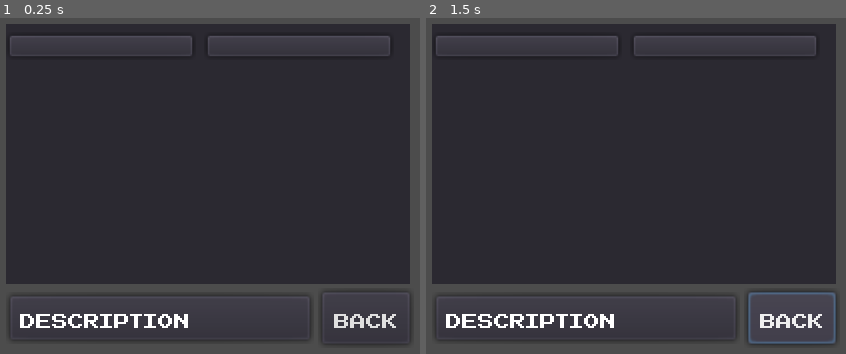
Above: before the commit, frames 1-2 (left to right).
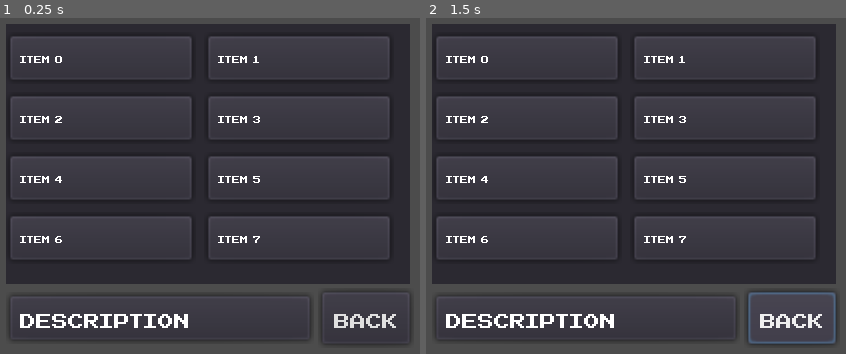
Above: after the commit, the same moments.

Repository: Morphclue/evo-world
Game: Godot game, scene res://menus/inventory.tscn
Same seed, same stepped clock (60 frames per second), same inputs: the game is played once before the commit and once after it. This scene is started directly instead of the project's main scene.
Inputs:
- Up to frame 1 (0.25 s): no input
- Up to frame 2 (1.5 s): tap Enter (ui_accept) at 0.5, 0.77 s; hold D (right) 0.53-1.25 s; tap J (journal) at 0.6 s; click "Back" at 1.25 s

The runs differ from the first frame. In frame 1, 3.7% of the frame differs, in the area x 2-93%, y 5-72%; in frame 2, 3.7%.

Commit message:
feat: add inventory

Diff:
--- a/autoload/playerVariables.gd
+++ b/autoload/playerVariables.gd
@@ -2,3 +2,4 @@
 
 var current_sprite: Dictionary
 var quest_list: Array
+var item_list: Array
--- /dev/null
+++ b/menus/inventory.gd
@@ -0,0 +1,42 @@
+extends Control
+
+const PANEL_MIN_SIZE_X: int = 95
+const PANEL_MIN_SIZE_Y: int = 26
+
+const font: DynamicFont = preload("res://menus/NESCyrillic.tres")
+
+onready var grid_container = $vBox/control/gridContainer
+
+var items: Array = []
+
+func _ready():
+	_load_items()
+	_load_dummy_items()
+	_load_ui()
+
+
+func _load_items() -> void:
+	items = PlayerVariables.item_list.duplicate()
+
+
+func _load_dummy_items() -> void:
+	for i in range(8):
+		var item_name = "Item " + str(i)
+		var desc = "Desc: " + str(i)
+		var item: Item = Item.new(item_name, desc)
+		items.append(item)
+
+
+func _load_ui() -> void:
+	for item in items:
+		var panel_container: PanelContainer = PanelContainer.new()
+		panel_container.rect_min_size = Vector2(PANEL_MIN_SIZE_X, PANEL_MIN_SIZE_Y)
+
+		var label: Label = Label.new()
+		var unique_font = font.duplicate()
+		unique_font.size = 8
+		label.add_font_override("font", unique_font)
+		label.text = item.item_name
+
+		panel_container.add_child(label)
+		grid_container.add_child(panel_container)
--- a/menus/inventory.tscn
+++ b/menus/inventory.tscn
@@ -1,10 +1,12 @@
-[gd_scene load_steps=2 format=2]
+[gd_scene load_steps=3 format=2]
 
 [ext_resource path="res://menus/NESCyrillic.tres" type="DynamicFont" id=1]
+[ext_resource path="res://menus/inventory.gd" type="Script" id=2]
 
 [node name="inventory" type="Control"]
 anchor_right = 1.0
 anchor_bottom = 1.0
+script = ExtResource( 2 )
 __meta__ = {
 "_edit_use_anchors_": false
 }
@@ -19,12 +21,12 @@
 "_edit_use_anchors_": false
 }
 
-[node name="Control" type="Control" parent="vBox"]
+[node name="control" type="Control" parent="vBox"]
 margin_right = 202.0
 margin_bottom = 130.0
 rect_min_size = Vector2( 200, 130 )
 
-[node name="ColorRect" type="ColorRect" parent="vBox/Control"]
+[node name="colorRect" type="ColorRect" parent="vBox/control"]
 margin_right = 202.0
 margin_bottom = 130.0
 rect_min_size = Vector2( 202, 130 )
@@ -33,7 +35,7 @@
 "_edit_use_anchors_": false
 }
 
-[node name="GridContainer" type="GridContainer" parent="vBox/Control"]
+[node name="gridContainer" type="GridContainer" parent="vBox/control"]
 margin_top = 4.0
 margin_right = 202.0
 margin_bottom = 134.0
@@ -42,18 +44,6 @@
 __meta__ = {
 "_edit_use_anchors_": false
 }
-
-[node name="PanelContainer12" type="PanelContainer" parent="vBox/Control/GridContainer"]
-margin_left = 5.0
-margin_right = 95.0
-margin_bottom = 14.0
-rect_min_size = Vector2( 95, 0 )
-
-[node name="PanelContainer13" type="PanelContainer" parent="vBox/Control/GridContainer"]
-margin_left = 99.0
-margin_right = 194.0
-margin_bottom = 14.0
-rect_min_size = Vector2( 95, 0 )
 
 [node name="hBox" type="HBoxContainer" parent="vBox"]
 margin_top = 134.0
--- /dev/null
+++ b/menus/item.gd
@@ -0,0 +1,11 @@
+extends Node
+
+class_name Item
+
+var item_name: String
+var description: String
+
+
+func _init(_item_name: String, _description: String) -> void:
+	self.item_name = _item_name
+	self.description = _description
--- a/project.godot
+++ b/project.godot
@@ -10,11 +10,17 @@
 
 _global_script_classes=[ {
 "base": "Node",
+"class": "Item",
+"language": "GDScript",
+"path": "res://menus/item.gd"
+}, {
+"base": "Node",
 "class": "Quest",
 "language": "GDScript",
 "path": "res://menus/quest.gd"
 } ]
 _global_script_class_icons={
+"Item": "",
 "Quest": ""
 }
 
